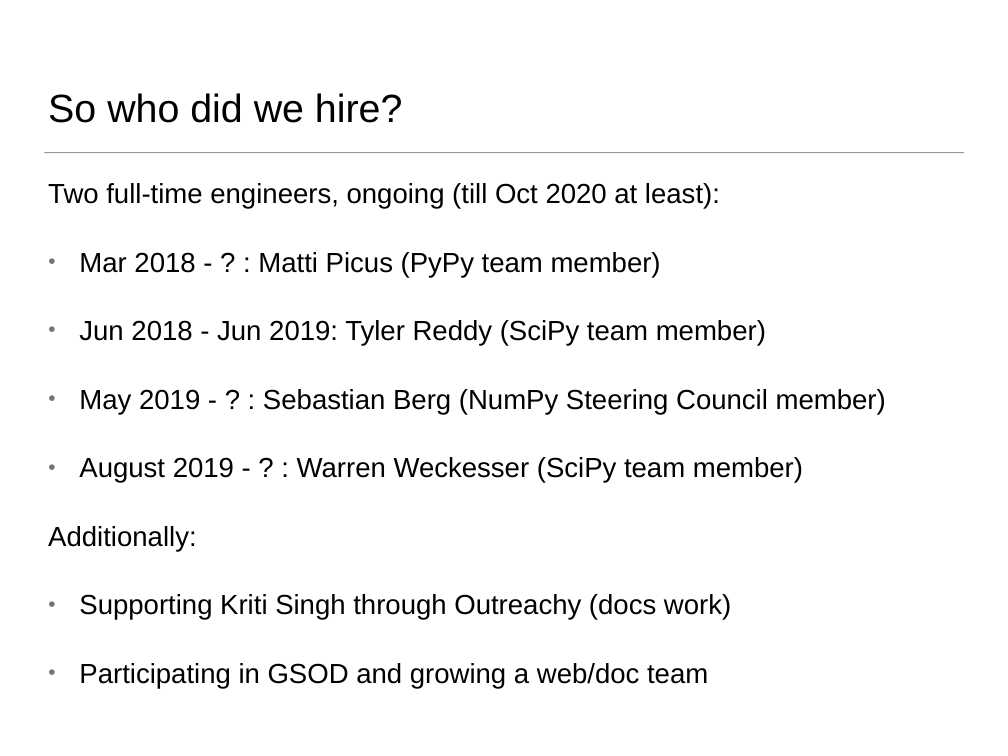
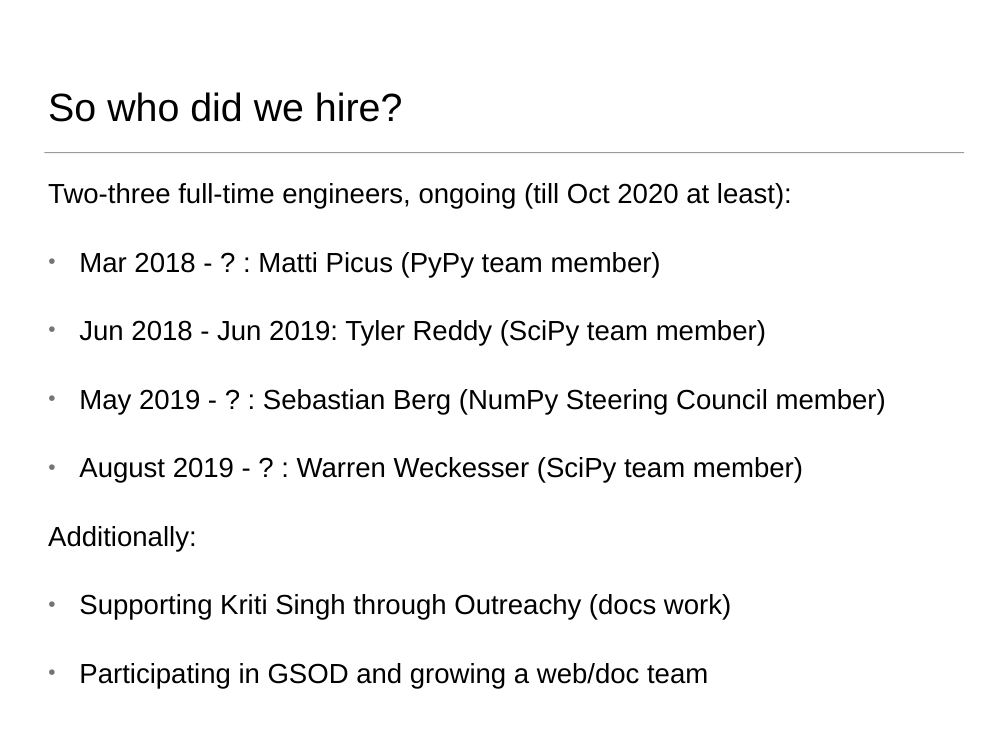
Before and after one commit to BIDS-numpy/docs, a slide deck: slide 4 of presentations/inside_numpy_talk_euroscipy2019.pptx (slide 14 before the commit). Drawn at 1008x756 pixels with LibreOffice and Linux fonts; fonts in the diff are those of the drawing. Boxes give left, top, right and bottom in pixels: in the first picture for what was removed or moved away, otherwise in the second. Text is boxed around its words. In the diff, an @@ line names an element or a change of style, - is before the commit and + after.

```diff
--- a/presentations/inside_numpy_talk_euroscipy2019.pptx
+++ b/presentations/inside_numpy_talk_euroscipy2019.pptx
@@ text at bbox=[48, 183, 792, 209]: text changed @@
-Two full-time engineers, ongoing (till Oct 2020 at least):
+Two-three full-time engineers, ongoing (till Oct 2020 at least):
```
Also in this commit, not shown: 5 other slides changed, 2 slides added, 1 slide removed, 1 other file.
